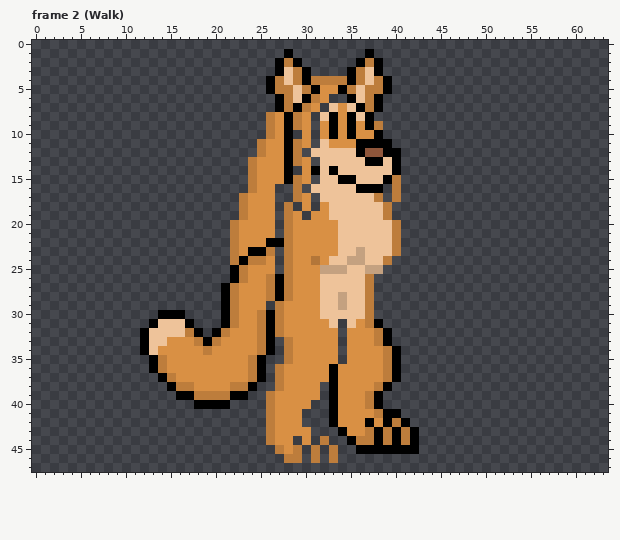
Pixel-art file, stored at TerraGuardian Sprites/Special Guardians/Female Wolf Guardian Were.aseprite. The picture above is the old version.
64x48 pixels, 67 frames. Shown: frame 2 (Walk). The commit also changed other frames, which this record leaves out.
Now the later version:
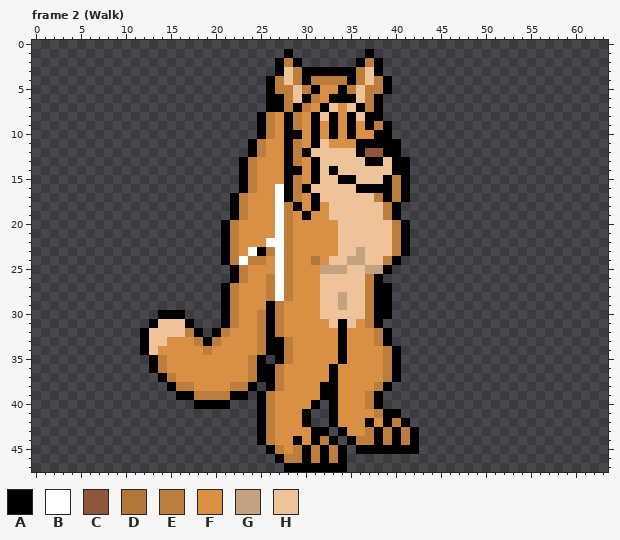
Palette (. is transparent): A #000000  B #ffffff  C #8f563b  D #b37639  E #bd7d3c  F #d99044  G #c4a180  H #eec39a
The commit says: Updated Castella's sprites, and did a few changes on Shiba Inu Guardian sprite.
Change:
layer "Left Leg" now shown
layer "Body" now shown
layer "Left Arm" now shown
layer "Right Arm" now shown
layer "Hair Front" now shown
layer "Hair Back" now shown
layer "White" now shown
Changed rows in their new state; - is an unchanged pixel.
Frame 2 (Walk):
first column x 21:
 3 ----------AAAA-------
 6 -----A------AA-------
 7 -----A-----A---------
 8 ----A-----A------A---
 9 ----A-----A-------A--
10 ----A---A-A-------A--
11 ---A------A--------A-
12 ---A-----A-----------
13 --A-------A---------A
14 --A-----A-----------A
15 --A-------A---------A
16 --A---BA-A--------A-A
17 -A----BA--A-------A-A
18 -A----B-A-A--------A-
19 -A----B--A---------A-
20 A-----B-------------A
21 A-----B-------------A
22 A----BB-------------A
23 A--B--B-------------A
24 A-B---B------------A-
25 ------B-----------A--
26 ------B----------A---
27 ------B----------AA--
28 ------B----------AA--
29 -----A-----------AA--
30 -----------------AA--
31 -------------A-------
32 -------------A-------
33 ------A------A-------
34 ------A------A-------
35 ------A------A-------
36 -----A---------------
37 -----A---------------
38 -----A-----A---------
39 ----A------A---------
40 ----A-----A----------
41 ----A----A-----------
42 ----A----A-----------
43 ----A-----AA---------
44 ----A---A-A-A--------
45 -----A---A-A-A-------
46 ------A--A-A-A-------
47 -------AAAAAAA-------
